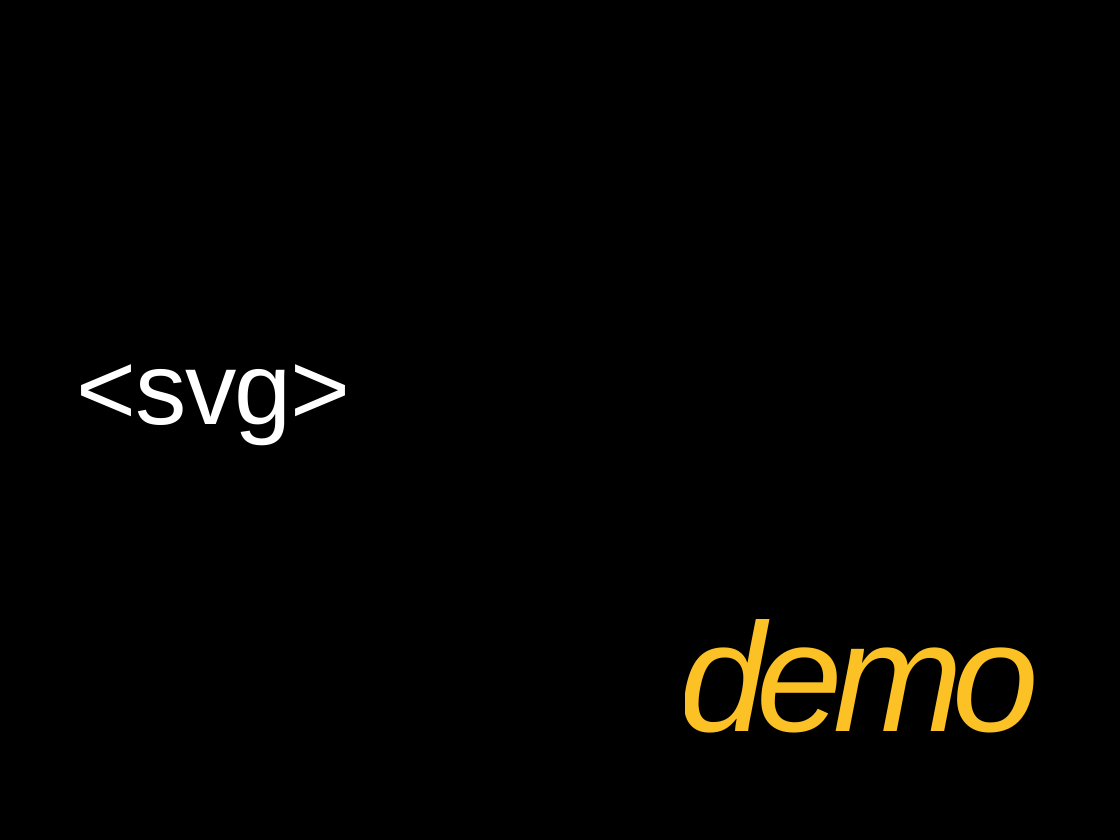
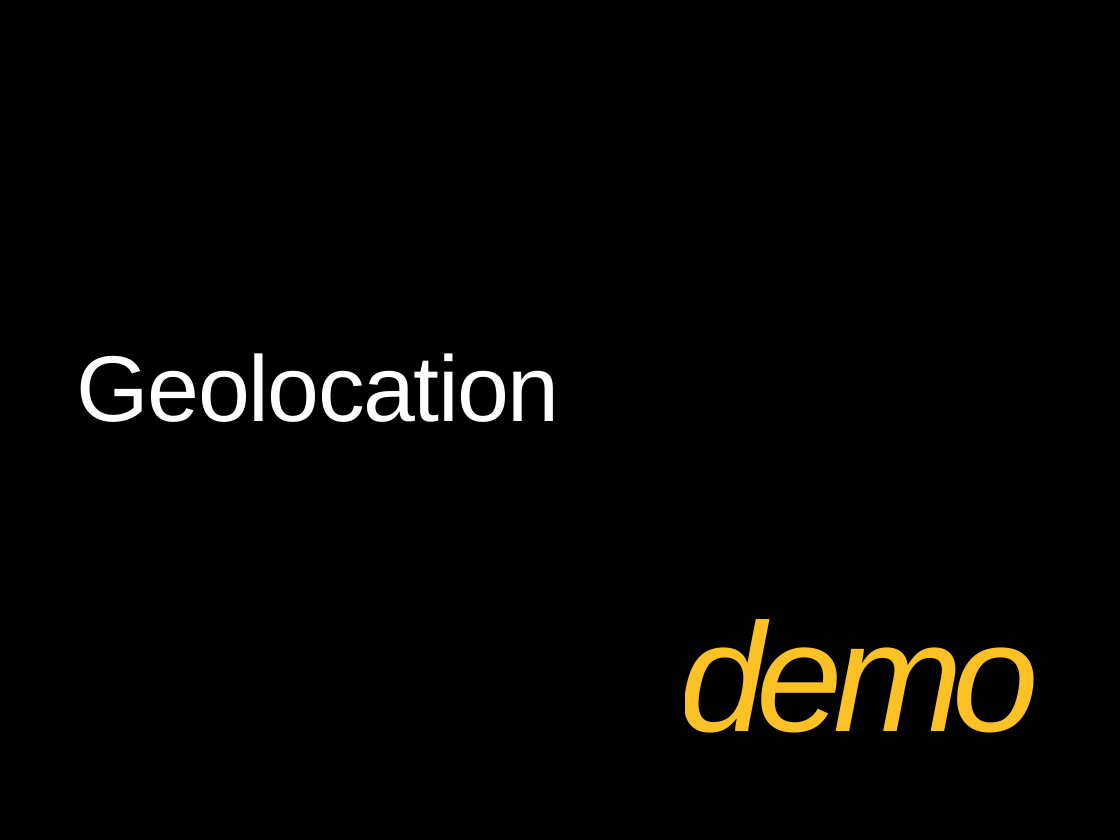
Before and after one commit to theClarkSell/HTML5-Compiler, a slide deck: slide 7 of 4 - JavaScript API/JavaScript APIs.pptx (slide 24 before the commit). Drawn at 1120x840 pixels with LibreOffice and Linux fonts; fonts in the diff are those of the drawing; background and template pictures are left out. Boxes give left, top, right and bottom in pixels: in the first picture for what was removed or moved away, otherwise in the second. Text is boxed around its words. In the diff, an @@ line names an element or a change of style, - is before the commit and + after.

```diff
--- a/4 - JavaScript API/JavaScript APIs.pptx
+++ b/4 - JavaScript API/JavaScript APIs.pptx
@@ title at (77,353,560,422): text changed; size 66 to 60 pt @@
-<svg>
+Geolocation
```
Also in this commit, not shown: 7 other slides changed, 19 slides added, 13 slides removed, 2 other files.
